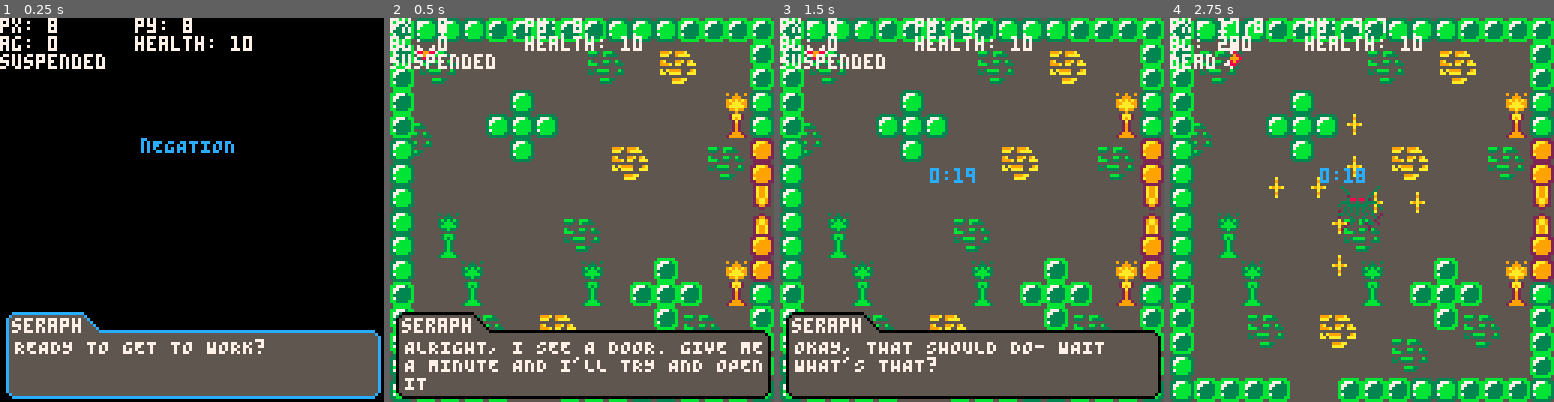
Above: before the commit, frames 1-4 (left to right).
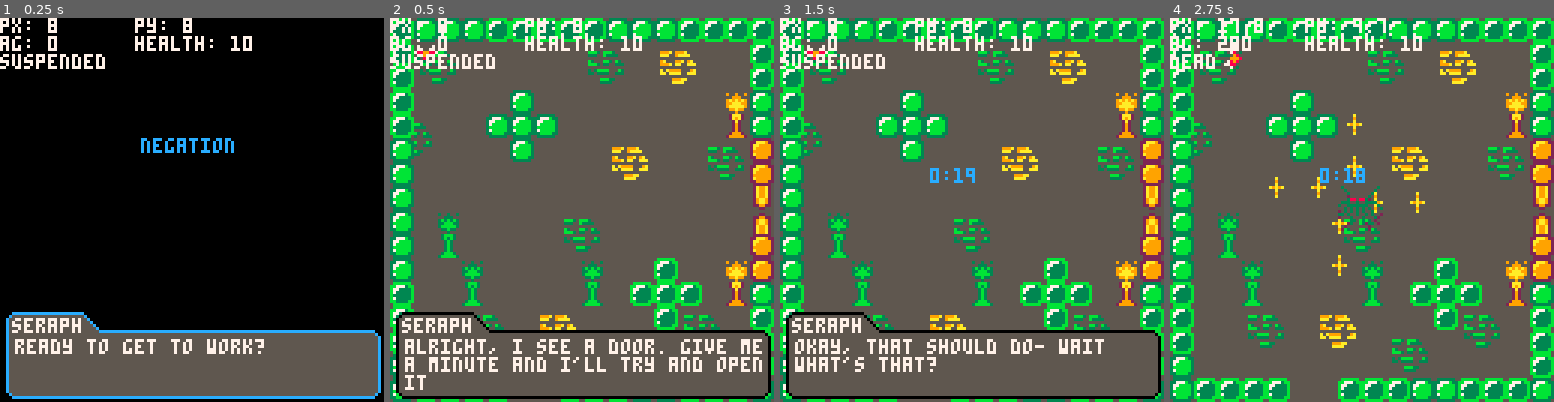
Above: after the commit, the same moments.

Repository: kbrewington/Negation
Game: PICO-8 cartridge negation.p8
The game is run twice, just before and just after one commit, with the same random seed, the same clock (stepped at 60 frames per second) and the same inputs.
Inputs:
- Up to frame 1 (0.25 s): no input
- Up to frame 2 (0.5 s): tap O (Z key) at 0.33 s
- Up to frame 3 (1.5 s): tap O (Z key) at 0.7, 1.43 s; tap X (X key) at 1.07 s
- Up to frame 4 (2.75 s): hold Left 1.97-2.37 s; tap X (X key) at 2.07, 2.4, 2.73 s; tap O (Z key) at 2.22 s; hold Down from 2.42 s (still down)

The runs differ from the first frame. In frame 1, 0.7% of the frame differs, in the area x 3-66%, y 31-88%; in frame 2, 1.5%, in the area x 3-97%, y 83-95%; in frame 3, 0.8%; in frame 4, nothing differs.

Commit message:
small edits on skilltree

Diff:
--- a/negation.p8
+++ b/negation.p8
@@ -68,7 +68,6 @@
 enemy_bullets = {}
 destroyed = {}
 
-skill_count = 0
 highlighted = 10
 currently_selected = 1
 skills_selected = {true, false, false}
@@ -517,7 +516,7 @@
 
   if not titlescreen then
     rectfill(0, 0, 127, 127, 0)
-    print("nEGATION", 47, 40, 12)
+    print("negation", 47, 40, 12)
   end
 
   rectfill(3, 99, 27, 105, bck_color) -- name rect
@@ -554,7 +553,7 @@
   print(sub(d, 31, 60), 5, 113, fnt_color)
   print(sub(d, 61, 90), 5, 119, fnt_color)
 
-  --print("Z/X TO CONTINUE", 69, 123, 7)
+  --print("z/x to continue", 69, 123, 7)
   wait.dialog_finish = false
 end
 
@@ -562,7 +561,7 @@
   -- start game
   seraph = {}
   seraph.brd_color = 12
-  seraph.text = "READY TO GET TO WORK?"
+  seraph.text = "ready to get to work?"
   drawdialog = true
   wait.controls = true
   yield()
@@ -570,7 +569,7 @@
   titlescreen = true
 
   seraph = {}
-  seraph.text = "ALRIGHT, I SEE A DOOR. GIVE MEA MINUTE AND I'LL TRY AND OPENIT"
+  seraph.text = "alright, i see a door. give mea minute and i'll try and openit"
   drawdialog = true
   wait.controls = true
   yield()
@@ -596,13 +595,13 @@
 
   kill_all_enemies()
   seraph = {}
-  seraph.text = "OKAY, THAT SHOULD DO-"
+  seraph.text = "okay, that should do-"
   drawdialog = true
   wait.controls = true
   yield()
 
   seraph = {}
-  seraph.text = "OKAY, THAT SHOULD DO- WAIT    WHAT'S THAT?"
+  seraph.text = "okay, that should do- wait    what's that?"
   drawdialog = true
   wait.controls = true
   yield()
@@ -615,18 +614,17 @@
 end
 
 --[[
-    Skill-tree menu (needs to be called continuously from draw to work)
+    skill-tree menu (needs to be called continuously from draw to work)
 ]]
 function skilltree()
   in_skilltree = true
-  local token_sprites = {64, 64, 64, 64, 64, 66, 66, 66, 66, 66, 68, 68, 68, 68, 68, 68, 70, 70, 70, 70, 70, 72, 72, 72, 72, 72}
+  local token_sprites = {64, 66, 68, 70, 72}
   for i=#token_sprites,0,-1 do -- reverse list and add it to token_sprites animation
     add(token_sprites, token_sprites[i])
   end
 
   rectfill(0, 0, 127, 127, 0)
-  --spr(token_sprites[skill_count%#token_sprites + 1], 20, 20, 2, 2)
-  spr(token_sprites[flr(time()*50)%#token_sprites + 1], 20, 20, 2, 2)
+  spr(token_sprites[flr(time()*8)%#token_sprites + 1], 20, 20, 2, 2)
   print(" - " .. player.tokens, 36, 26, 7)
 
   print("upgrade health ", 20, 52, 7)
@@ -641,7 +639,6 @@
   elseif skills_selected[3] then
     print("upgrade health ", 20, 52, highlighted)
   end
-  skill_count = skill_count+1
 end
 
 --[[
@@ -879,7 +876,7 @@
   end
 
   if player.health<=0 then
-    print("GAME OVER", 48, 60, 8)
+    print("game over", 48, 60, 8)
     stop()
   end
 
@@ -889,7 +886,7 @@
 
   if drawdialog then dialog_seraph(seraph) end
 
-  -- skilltree(j)
+  -- skilltree()
   debug() -- always on bottom
 end --end _draw()
 
@@ -931,14 +928,14 @@
 00000000000000000000000000000000000000000000000000000000000000000000000000000000000000000000000000000000000000000000000000000000
 00000000000000000000000000000000000000000000000000000000000000000000000000000000000000000000000000000000000000000000000000000000
 00000aaaaaa00000000000aaaa000000000000aaa0000000000000aaaa00000000000aaaaaa00000000000000000000000000000000000000000000000000000
-0000a999999a000000000a999a000000000000a9a0000000000000a999a000000000a999999a0000000000000000000000000000000000000000000000000000
-000a9979a999a0000000a9979a000000000000a9a0000000000000a9999a0000000a99999999a000000000000000000000000000000000000000000000000000
-000a979aaa99a0000000a979aa000000000000a9a0000000000000a9999a0000000a99999999a000000000000000000000000000000000000000000000000000
-000a979a9999a0000000a979aa000000000000a9a0000000000000a9999a0000000a99999999a000000000000000000000000000000000000000000000000000
-000a979aaa99a0000000a9799a000000000000a9a0000000000000a9999a0000000a99999999a000000000000000000000000000000000000000000000000000
-000a99999a99a0000000a979aa000000000000a9a0000000000000a9999a0000000a99999999a000000000000000000000000000000000000000000000000000
-000a999aaa99a0000000a9999a000000000000a9a0000000000000a9999a0000000a99999999a000000000000000000000000000000000000000000000000000
-0000a999a99a000000000a999a000000000000a9a0000000000000a999a000000000a999999a0000000000000000000000000000000000000000000000000000
+0000a999999a000000000a9999a00000000000a9a000000000000a9999a000000000a999999a0000000000000000000000000000000000000000000000000000
+000a9979a999a0000000a9979a9a0000000000a9a00000000000a999999a0000000a99999999a000000000000000000000000000000000000000000000000000
+000a979aaa99a0000000a979aa9a0000000000a9a00000000000a999999a0000000a99999999a000000000000000000000000000000000000000000000000000
+000a979a9999a0000000a979a99a0000000000a9a00000000000a999999a0000000a99999999a000000000000000000000000000000000000000000000000000
+000a979aaa99a0000000a979aa9a0000000000a9a00000000000a999999a0000000a99999999a000000000000000000000000000000000000000000000000000
+000a99999a99a0000000a9799a9a0000000000a9a00000000000a999999a0000000a99999999a000000000000000000000000000000000000000000000000000
+000a999aaa99a0000000a999aa9a0000000000a9a00000000000a999999a0000000a99999999a000000000000000000000000000000000000000000000000000
+0000a999a99a000000000a999aa00000000000a9a000000000000a9999a000000000a999999a0000000000000000000000000000000000000000000000000000
 00000aaaaaa00000000000aaaa000000000000aaa0000000000000aaaa00000000000aaaaaa00000000000000000000000000000000000000000000000000000
 00000000000000000000000000000000000000000000000000000000000000000000000000000000000000000000000000000000000000000000000000000000
 00000000000000000000000000000000000000000000000000000000000000000000000000000000000000000000000000000000000000000000000000000000
